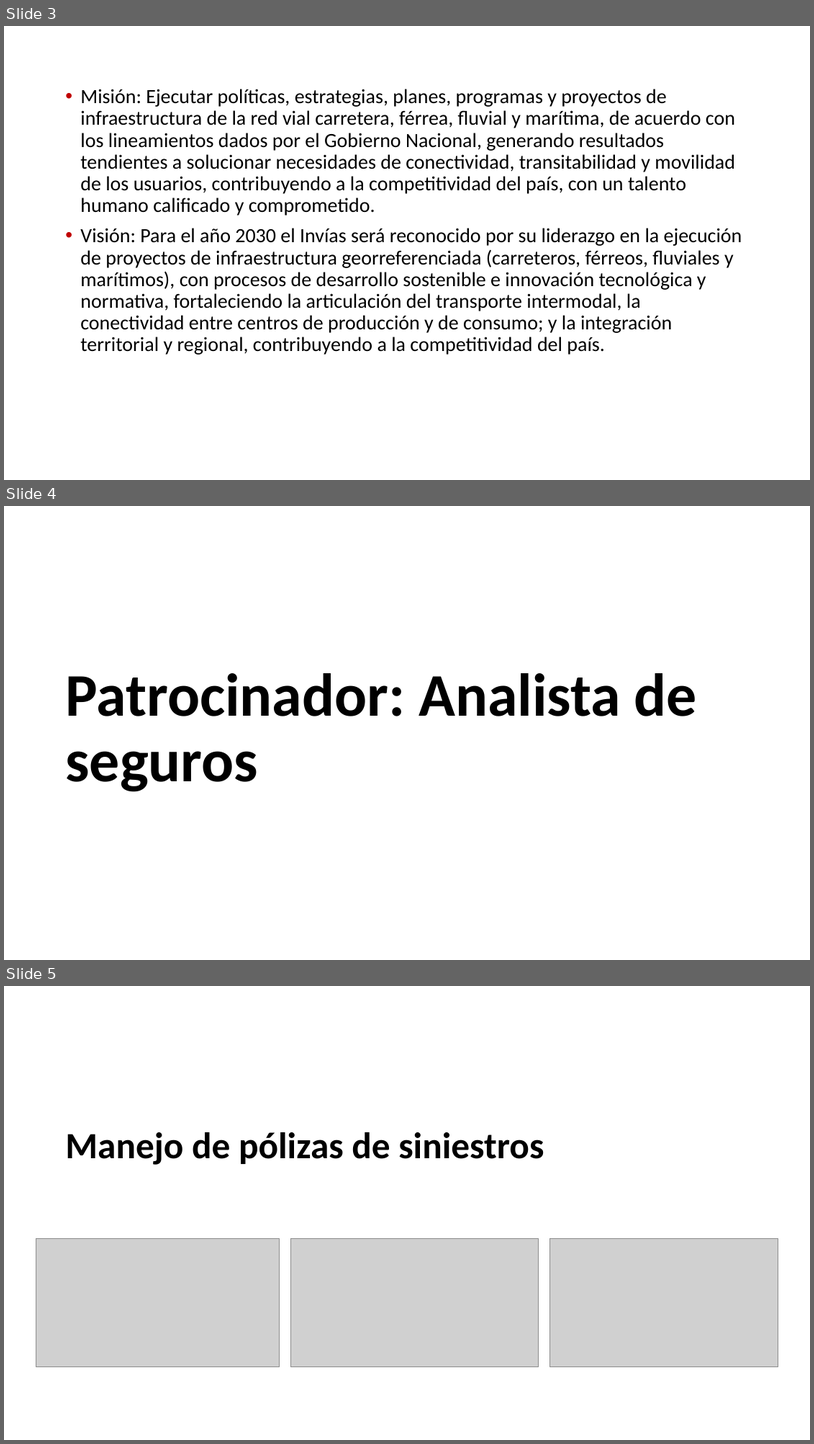
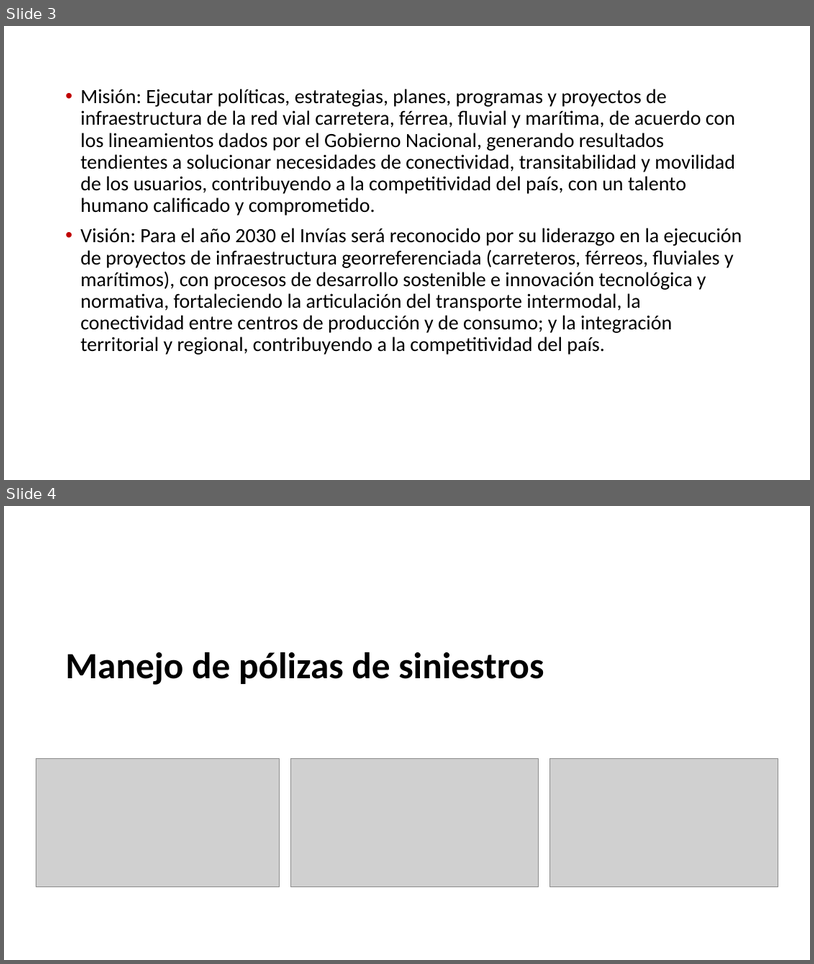
Before and after one commit to AndresFelipeGualdron/AUPN, a slide deck: AUPN.pptx. Shown one above the other, each under a label of ours: slides 3, 4 and 5 before the commit, slides 3 and 4 after it. The pictures are 814x1444 and 814x964 pixels, drawn with LibreOffice and Linux fonts; fonts in the diff are those of the drawing; grey boxes stand for pictures; background and template pictures are left out. Boxes give left, top, right and bottom in pixels: in the first picture for what was removed or moved away, otherwise in the second. Text is boxed around its words. In the diff, an @@ line names an element or a change of style, - is before the commit and + after.

```diff
--- a/AUPN.pptx
+++ b/AUPN.pptx
@@ slide 4 removed at (4, 506, 810, 960), background picture (left out) @@
@@ title removed at (65, 673, 697, 792) @@
-Patrocinador: Analista de seguros
@@ what was slide 5 is now slide 4 @@
```
Also in this commit, not shown: 5 slides changed, 1 slide added.
